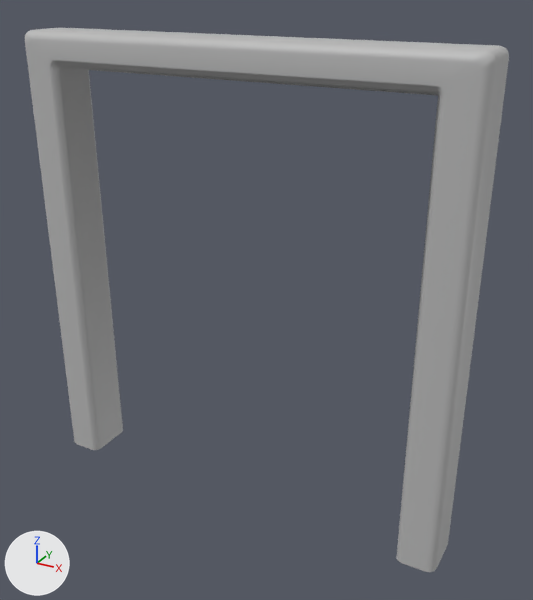
A saved change to the FBX model 3D Art Folder/FBX/GameJam 1/Props/Grand Chamber/Final_Door.fbx.
Both versions are drawn from a 50 mm camera at (4.86, -5.14, 4.44) aimed at (2.12, -0.16, 1.95). The axes (+X, +Y, +Z) are drawn at lower left. The lights are the same throughout. Mesh edges are drawn as thin lines on the coarser meshes. Where no turn or scale is listed for an object, it has been applied to the vertices.

Script lines for the objects in view, before the commit:
```python
me_mesh = bpy.data.meshes.new('Mesh')
me_mesh.from_pydata(...)  # 144 vertices, 130 faces; spans x 0.0..3.85, y -0.47..0.0, z 0.0..4.02
me_mesh.materials.append(mat_final_door_mat)  # grey #bcbcbc
ob_final_door_frame = bpy.data.objects.new('Final_Door_Frame', me_mesh)
ob_final_door_frame.location = (-0.017, -0.003, 0.007)
```
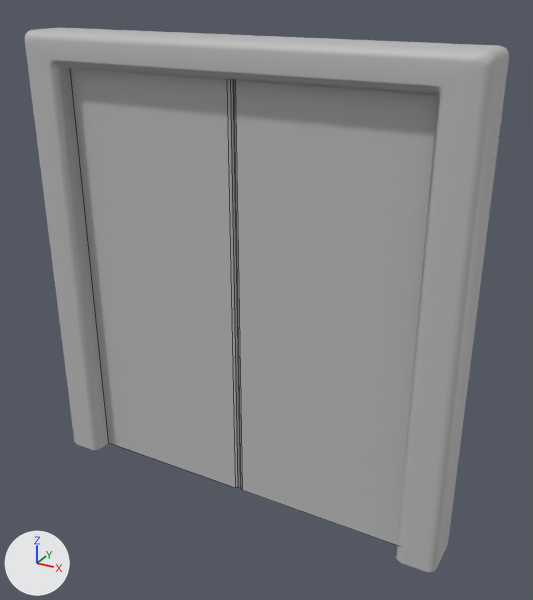
Changed parts and their boxes [x1, y1, x2, y2] in the pictures (533 x 600 px):
'Final_Door_Left', added: after [233, 81, 438, 545]
'Final_Door_Right', added: after [71, 69, 240, 488]

Patch to the scene script:
```diff
--- a/3D Art Folder/FBX/GameJam 1/Props/Grand Chamber/Final_Door.fbx.py
+++ b/3D Art Folder/FBX/GameJam 1/Props/Grand Chamber/Final_Door.fbx.py
@@ me_mesh_001 @@
+me_mesh_001.from_pydata([(-0.78, -0.03, -1.88), (-0.78, -0.03, 1.88), (-0.78, 0.03, 1.88), (-0.78, 0.03, -1.88), (0.78, 0.0, 1.88), (0.77, 0.02, 1.88), (0.75, 0.03, 1.88), (0.75, 0.03, -1.88), (0.77, 0.02, -1.88), (0.78, 0.0, -1.88), (0.75, -0.03, 1.88), (0.77, -0.02, 1.88), (0.78, 0.0, 1.88), (0.78, 0.0, -1.88), (0.77, -0.02, -1.88), (0.75, -0.03, -1.88)], [], [(6, 7, 3, 2), (1, 0, 15, 10), (9, 4, 12, 13), (6, 5, 8, 7), (5, 4, 9, 8), (12, 11, 14, 13), (11, 10, 15, 14)])
+me_mesh_001.materials.append(mat_final_door_mat)  # grey #bcbcbc
@@ me_mesh_002 @@
+me_mesh_002.from_pydata([(0.79, -0.03, -1.88), (0.79, -0.03, 1.88), (0.79, 0.03, 1.88), (0.79, 0.03, -1.88), (-0.76, 0.03, 1.88), (-0.78, 0.02, 1.88), (-0.79, 0.0, 1.88), (-0.79, 0.0, -1.88), (-0.78, 0.02, -1.88), (-0.76, 0.03, -1.88), (-0.79, 0.0, 1.88), (-0.78, -0.02, 1.88), (-0.76, -0.03, 1.88), (-0.76, -0.03, -1.88), (-0.78, -0.02, -1.88), (-0.79, 0.0, -1.88)], [], [(9, 4, 2, 3), (1, 12, 13, 0), (6, 7, 15, 10), (6, 5, 8, 7), (5, 4, 9, 8), (12, 11, 14, 13), (11, 10, 15, 14)])
+me_mesh_002.materials.append(mat_final_door_mat)  # grey #bcbcbc
@@ ob_final_door_right @@
+ob_final_door_right = bpy.data.objects.new('Final_Door_Right', me_mesh_001)
+ob_final_door_right.location = (1.107, -0.256, 1.882)
@@ ob_final_door_left @@
+ob_final_door_left = bpy.data.objects.new('Final_Door_Left', me_mesh_002)
+ob_final_door_left.location = (2.692, -0.256, 1.882)
```
